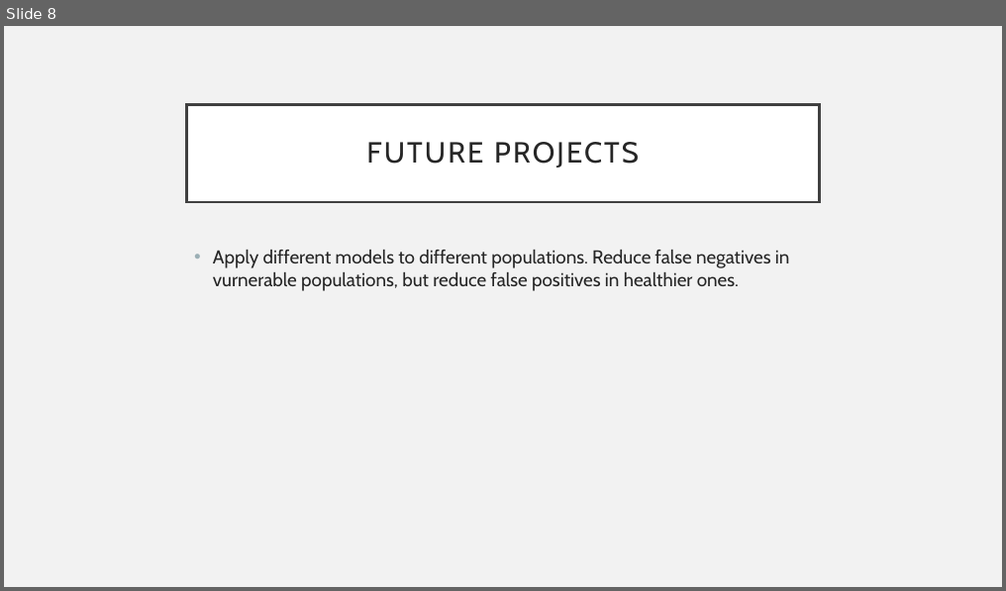
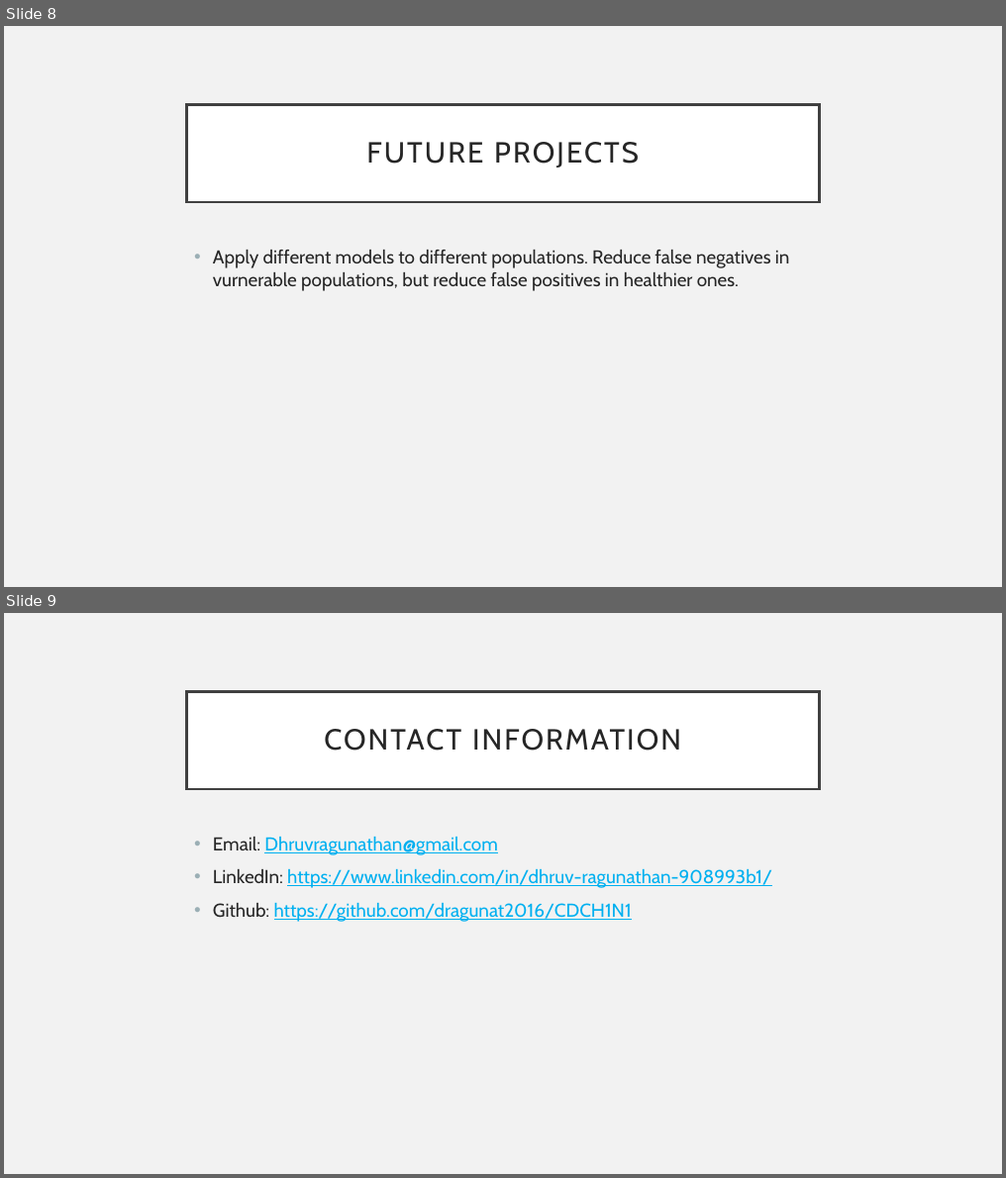
Before and after one commit to dragunat2016/CDCH1N1, a slide deck: Presentation.pptx. Shown one above the other, each under a label of ours: slide 8 before the commit, slides 8 and 9 after it. The pictures are 1006x591 and 1006x1178 pixels, drawn with LibreOffice and Linux fonts; fonts in the diff are those of the drawing. Boxes give left, top, right and bottom in pixels: in the first picture for what was removed or moved away, otherwise in the second. Text is boxed around its words. In the diff, an @@ line names an element or a change of style, - is before the commit and + after.

```diff
--- a/Presentation.pptx
+++ b/Presentation.pptx
@@ slide 9 added at (x1=4, y1=613, x2=1002, y2=1174), background #F2F2F2 @@
@@ title added at (x1=187, y1=691, x2=819, y2=789), fill #FFFFFF, outline #404040 2.5 pt, 28 pt, text #262626 @@
+CONTACT INFORMATION
@@ text added at (x1=213, y1=836, x2=772, y2=922), 18 pt, text #00B0F0, underline @@
+• Email: Dhruvragunathan@gmail.com
+• LinkedIn: https://www.linkedin.com/in/dhruv-ragunathan-908993b1/
+• Github: https://github.com/dragunat2016/CDCH1N1
```
Also in this commit, not shown: 4 slides changed, 8 other files.
